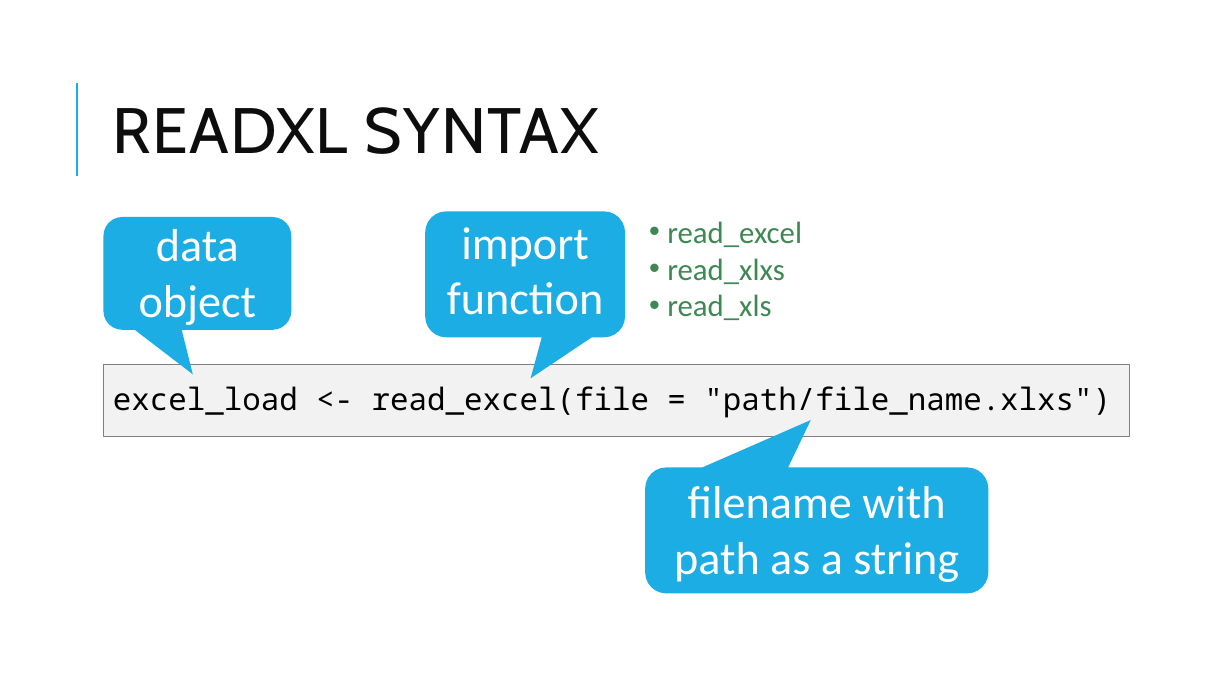
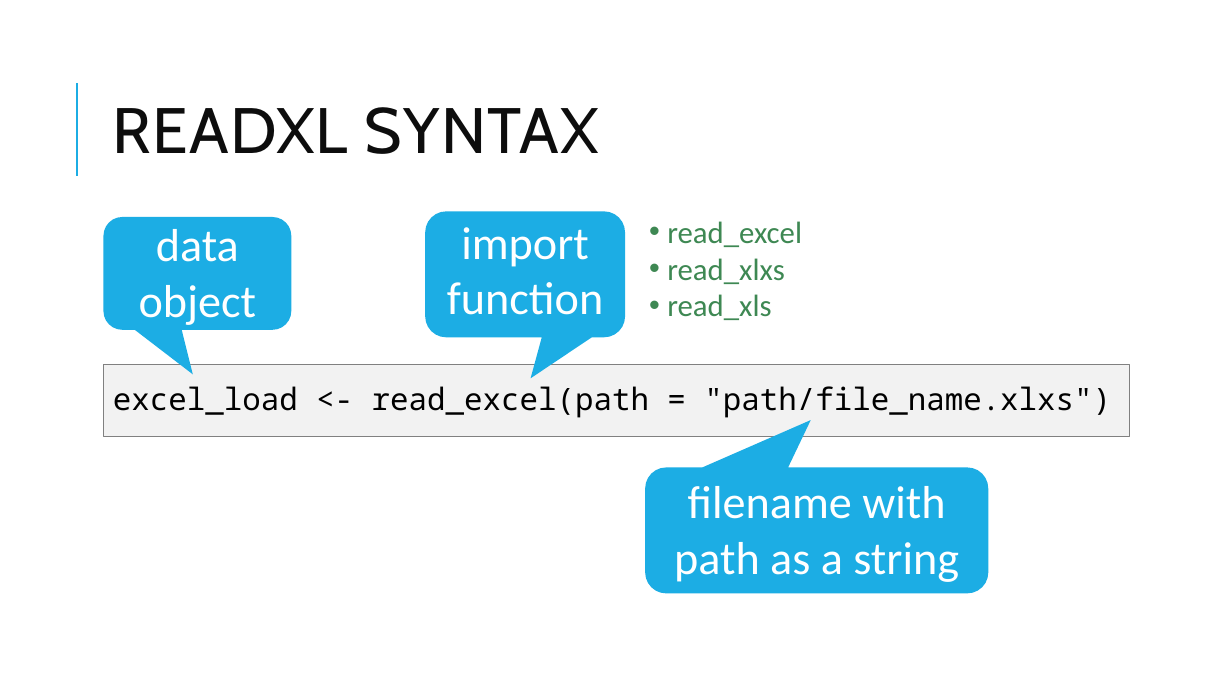
Before and after one commit to pcmathias/databases-dashboards-in-R, a slide deck: slide 9 of slides/04 - Reading Files.pptx. Drawn at 1232x693 pixels with LibreOffice and Linux fonts; fonts in the diff are those of the drawing. Boxes give left, top, right and bottom in pixels: in the first picture for what was removed or moved away, otherwise in the second. Text is boxed around its words. In the diff, an @@ line names an element or a change of style, - is before the commit and + after.

```diff
--- a/slides/04 - Reading Files.pptx
+++ b/slides/04 - Reading Files.pptx
@@ text at <box>113,386,1111,418</box>: text changed @@
-excel_load <- read_excel(file = "path/file_name.xlxs")
+excel_load <- read_excel(path = "path/file_name.xlxs")
```
Also in this commit, not shown: 3 other slides changed, 2 other files.
